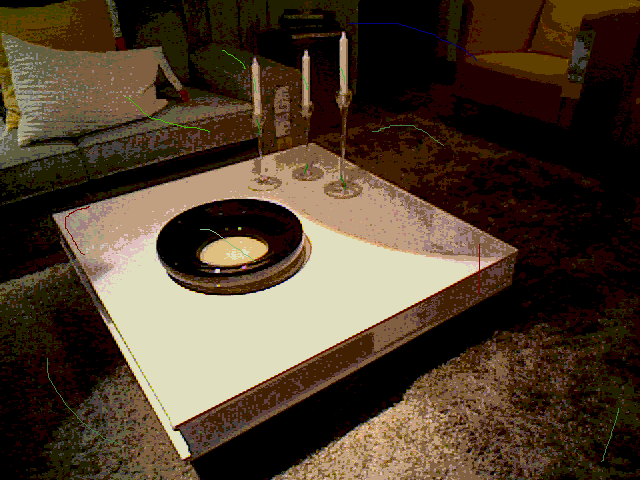
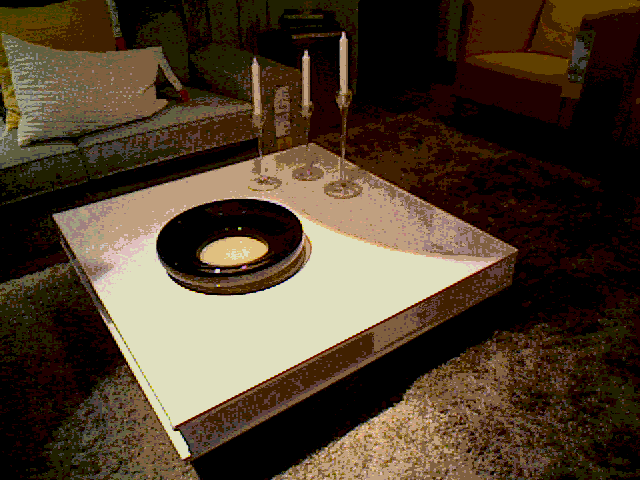
Two versions of the same layered image (640×480). Layer-by-layer changes:
removed layer "Layer #1" over [47, 23, 619, 462]
